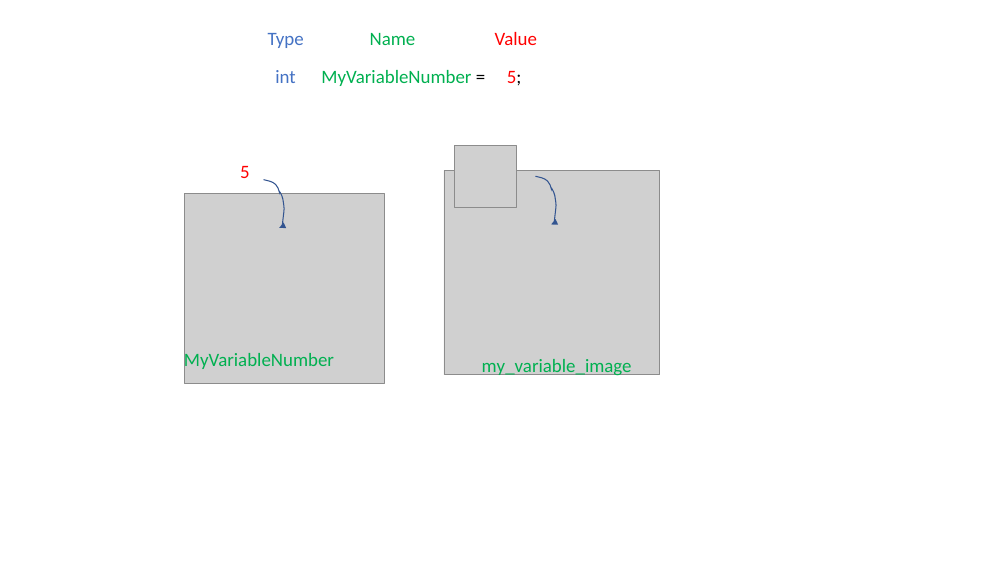
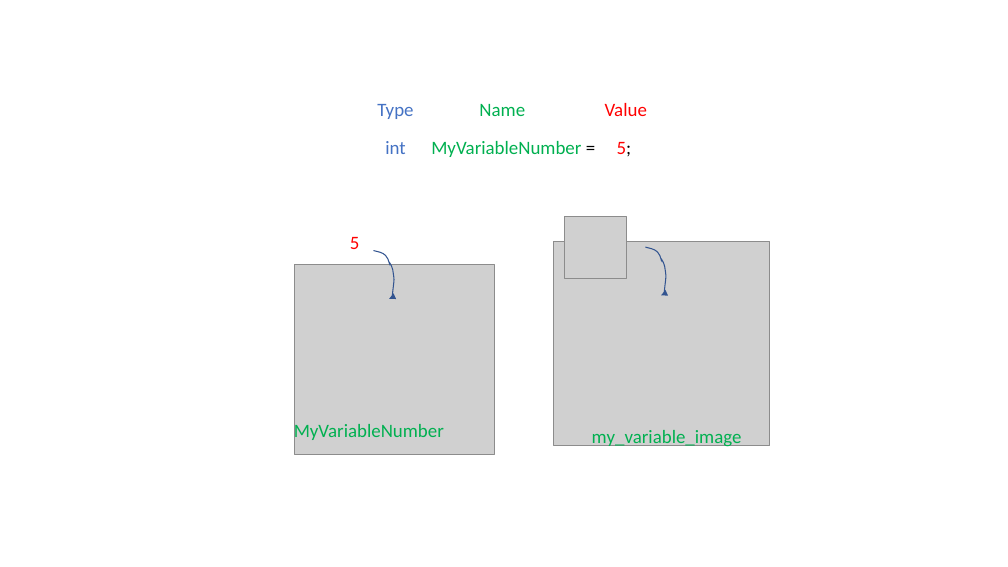
Before and after one commit to NEUBIAS/training-resources, a slide deck: slide 1 of figures/resources/variables.pptx. Drawn at 1008x567 pixels with LibreOffice and Linux fonts; fonts in the diff are those of the drawing; grey boxes stand for pictures. Boxes give left, top, right and bottom in pixels: in the first picture for what was removed or moved away, otherwise in the second. Text is boxed around its words. In the diff, an @@ line names an element or a change of style, - is before the commit and + after.

Commit message:
refine image

```diff
--- a/figures/resources/variables.pptx
+++ b/figures/resources/variables.pptx
@@ 7 texts, 3 pictures, 2 freeform shapes moved together from (x1=184, y1=32, x2=660, y2=383) to (x1=294, y1=103, x2=771, y2=454) @@
```
Also in this commit, not shown: 2 other files.
